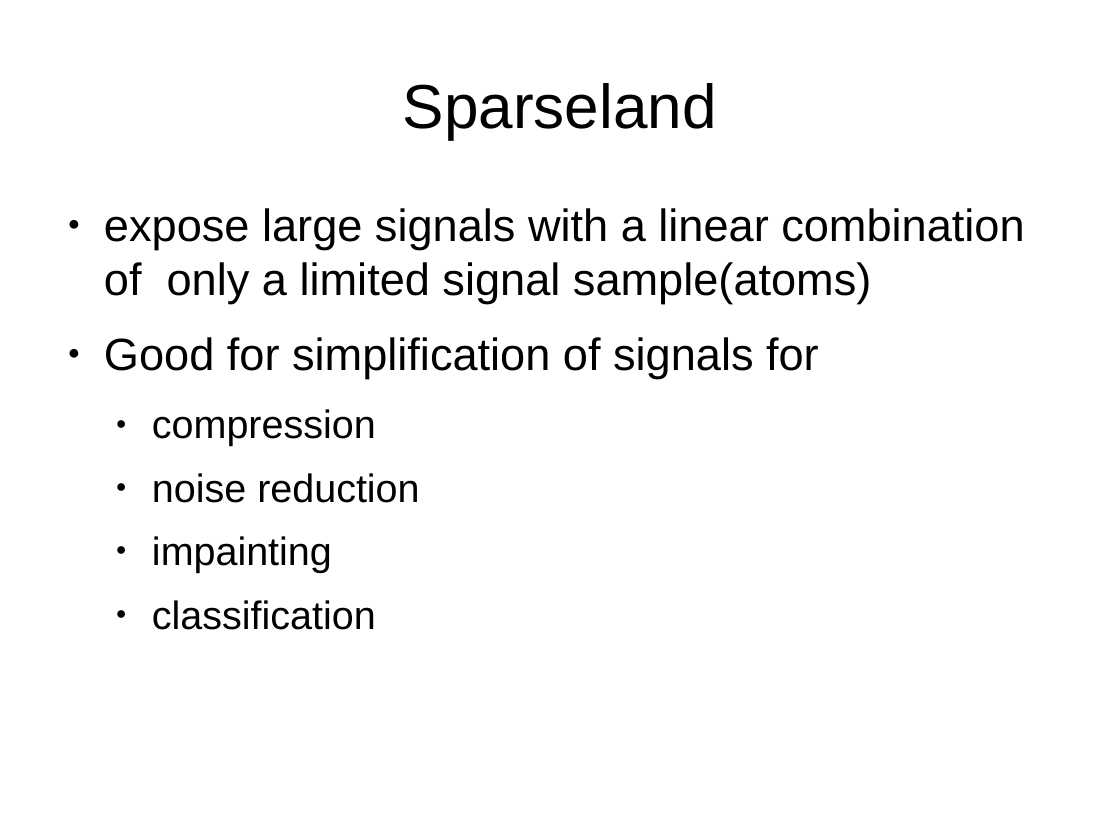
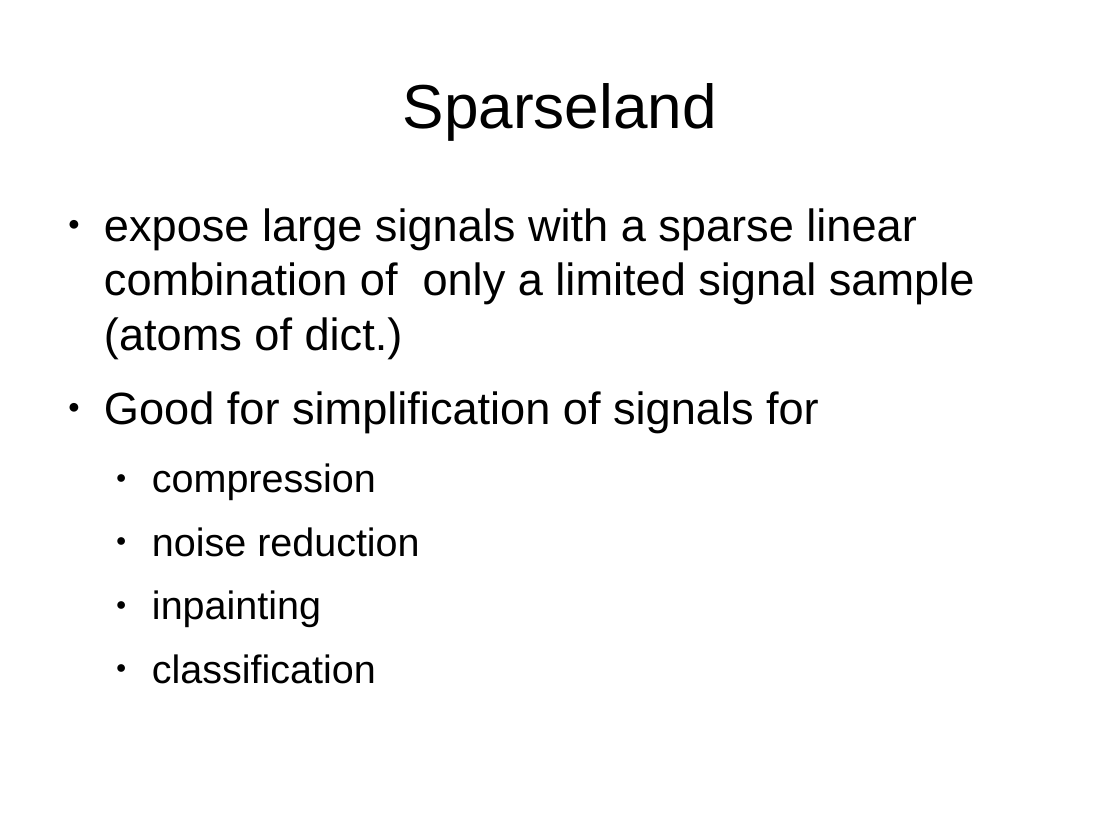
Before and after one commit to Sebu/sprs, a slide deck: slide 3 of progress_report/progress_report.odp. Drawn at 1120x840 pixels with LibreOffice and Linux fonts; fonts in the diff are those of the drawing. Boxes give left, top, right and bottom in pixels: in the first picture for what was removed or moved away, otherwise in the second. Text is boxed around its words. In the diff, an @@ line names an element or a change of style, - is before the commit and + after.

```diff
--- a/progress_report/progress_report.odp
+++ b/progress_report/progress_report.odp
@@ text at [104,208,975,358]: text changed @@
-● expose large signals with a linear combination of only a limited signal sample(atoms)
+● expose large signals with a sparse linear combination of only a limited signal sample (atoms of dict.)
@@ text at [152,590,321,627]: text changed @@
-  ● impainting
+  ● inpainting
```
Also in this commit, not shown: 5 other slides changed, 1 slide added.
